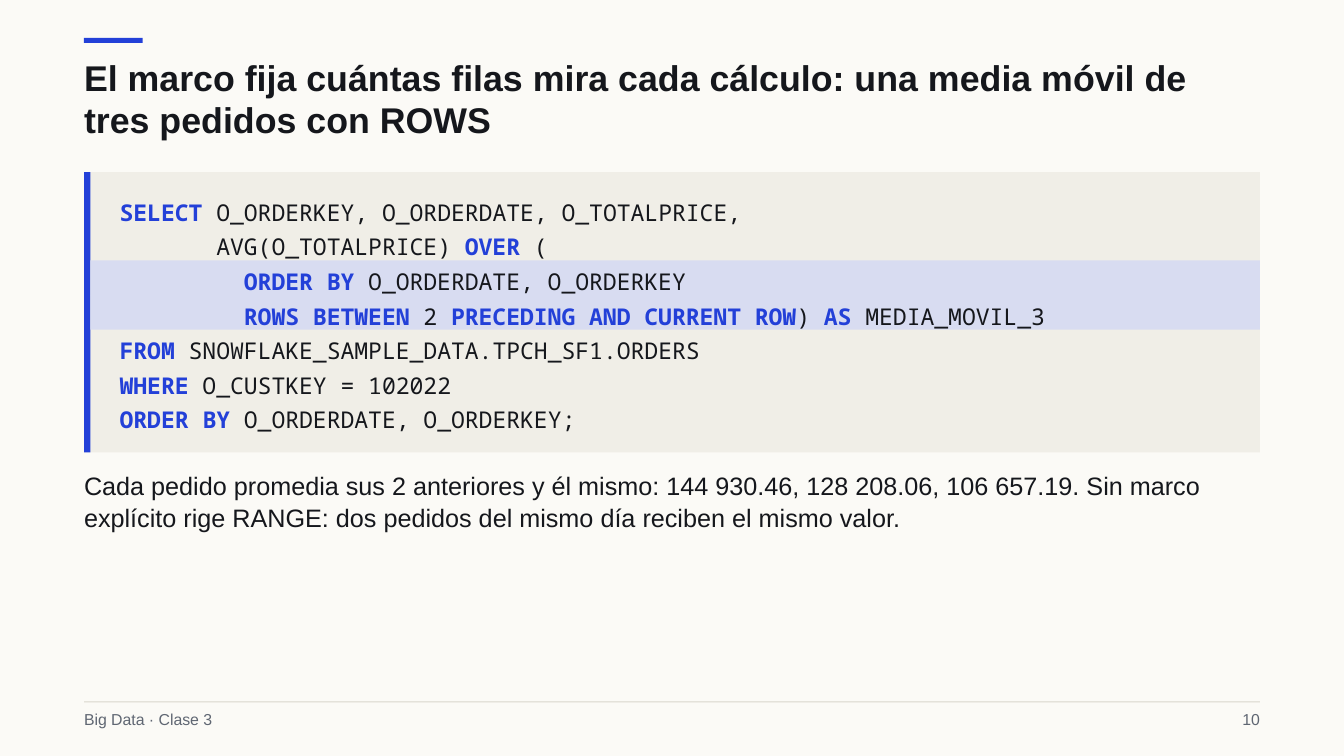
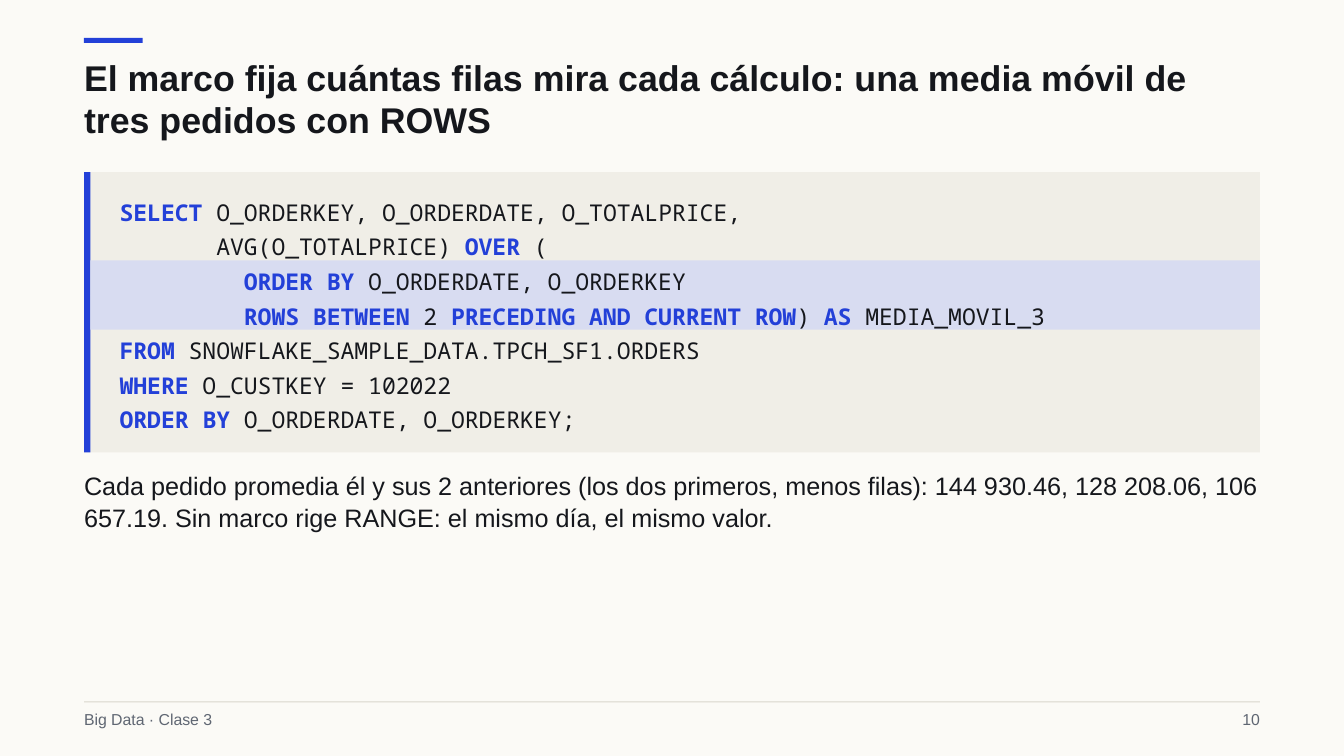
Before and after one commit to Apaezc/bigdata-udem-2026, a slide deck: slide 10 of curso/clase03/deck/slides.pptx. Drawn at 1344x756 pixels with LibreOffice and Linux fonts; fonts in the diff are those of the drawing. Boxes give left, top, right and bottom in pixels: in the first picture for what was removed or moved away, otherwise in the second. Text is boxed around its words. In the diff, an @@ line names an element or a change of style, - is before the commit and + after.

```diff
--- a/curso/clase03/deck/slides.pptx
+++ b/curso/clase03/deck/slides.pptx
@@ text at [84, 476, 1257, 533]: text changed @@
-Cada pedido promedia sus 2 anteriores y él mismo: 144 930.46, 128 208.06, 106 657.19. Sin marco explícito rige RANGE: dos pedidos del mismo día reciben el mismo valor.
+Cada pedido promedia él y sus 2 anteriores (los dos primeros, menos filas): 144 930.46, 128 208.06, 106 657.19. Sin marco rige RANGE: el mismo día, el mismo valor.
```
Also in this commit, not shown: 10 other slides changed, 1 slide added, 1 slide removed, 13 other files.
